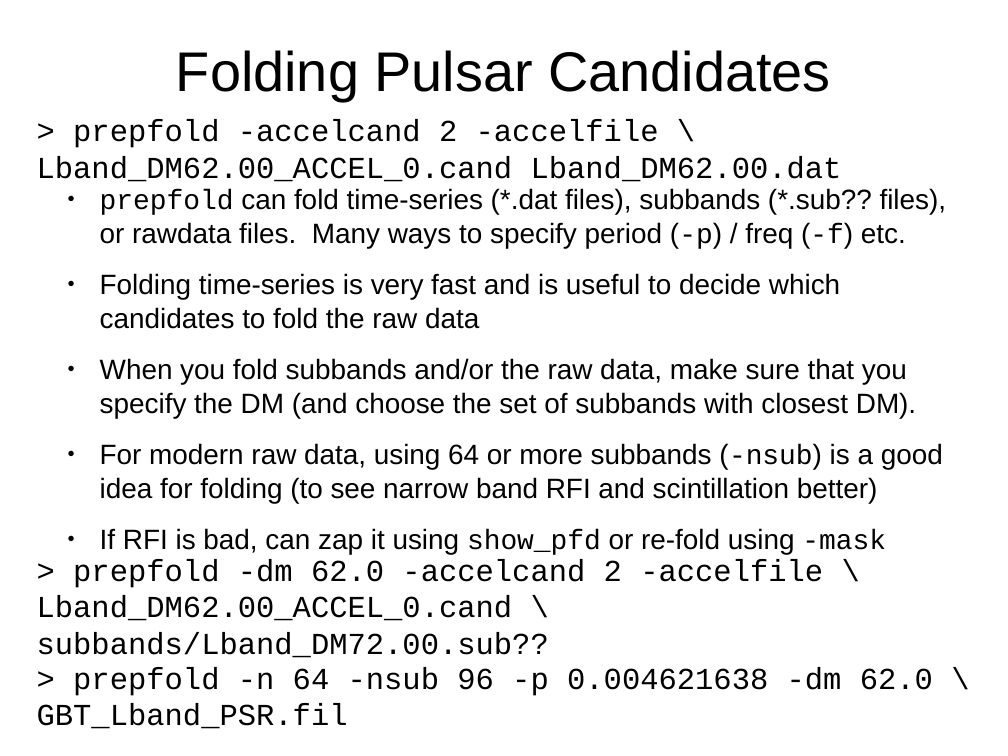
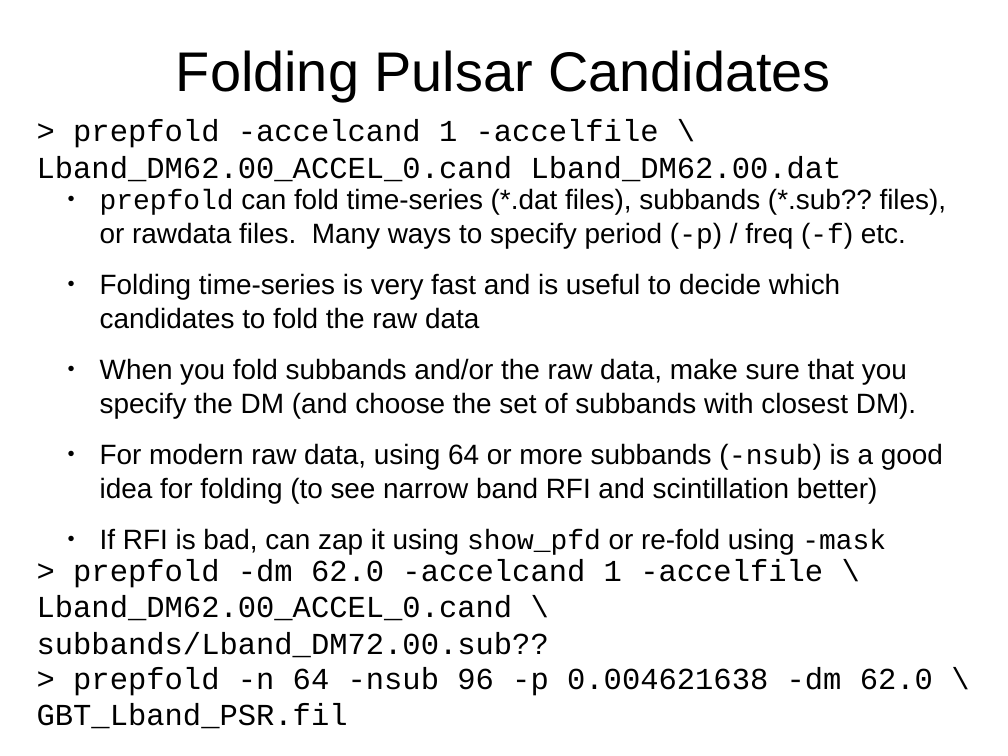
Before and after one commit to scottransom/presto, a slide deck: slide 23 of docs/PRESTO_search_tutorial.odp. Drawn at 1008x756 pixels with LibreOffice and Linux fonts; fonts in the diff are those of the drawing. Boxes give left, top, right and bottom in pixels: in the first picture for what was removed or moved away, otherwise in the second. Text is boxed around its words. In the diff, an @@ line names an element or a change of style, - is before the commit and + after.

```diff
--- a/docs/PRESTO_search_tutorial.odp
+++ b/docs/PRESTO_search_tutorial.odp
@@ text at [37,120,842,182]: text changed @@
-> prepfold -accelcand 2 -accelfile \ Lband_DM62.00_ACCEL_0.cand Lband_DM62.00.dat
+> prepfold -accelcand 1 -accelfile \ Lband_DM62.00_ACCEL_0.cand Lband_DM62.00.dat
@@ text at [37,559,823,658]: text changed @@
-> prepfold -dm 62.0 -accelcand 2 -accelfile \ Lband_DM62.00_ACCEL_0.cand \ subbands/Lband_DM72.00.sub??
+> prepfold -dm 62.0 -accelcand 1 -accelfile \ Lband_DM62.00_ACCEL_0.cand \ subbands/Lband_DM72.00.sub??
```
Also in this commit, not shown: 7 other slides changed, 1 other file.
